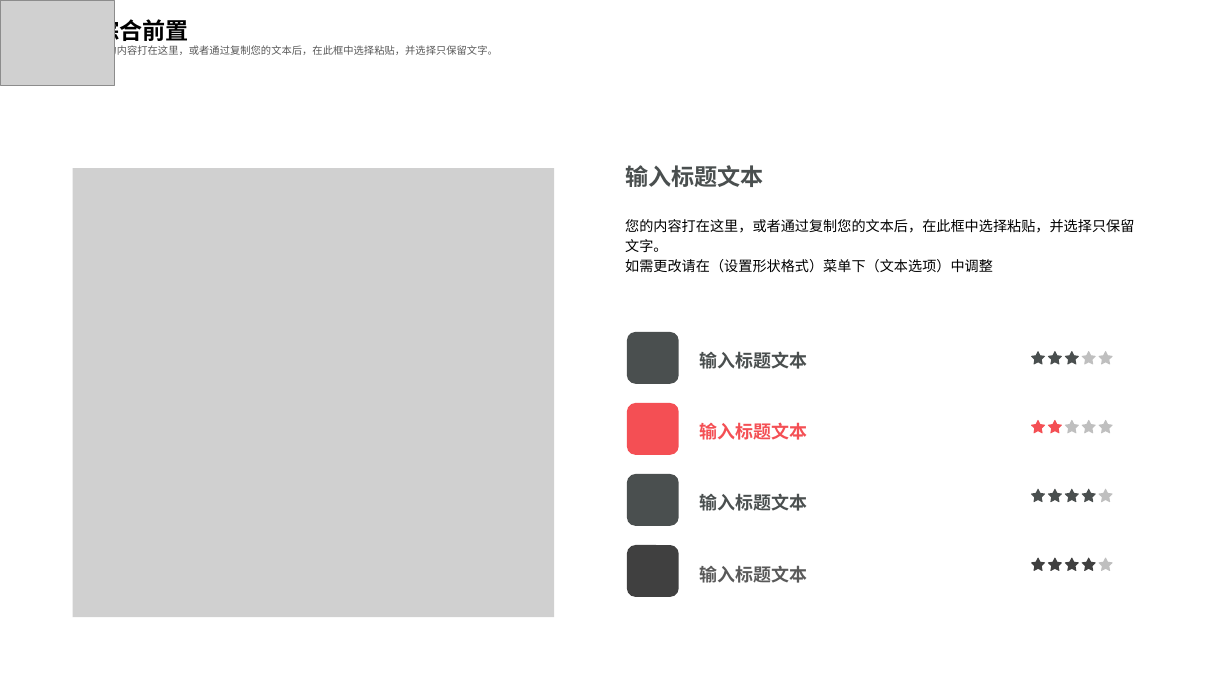
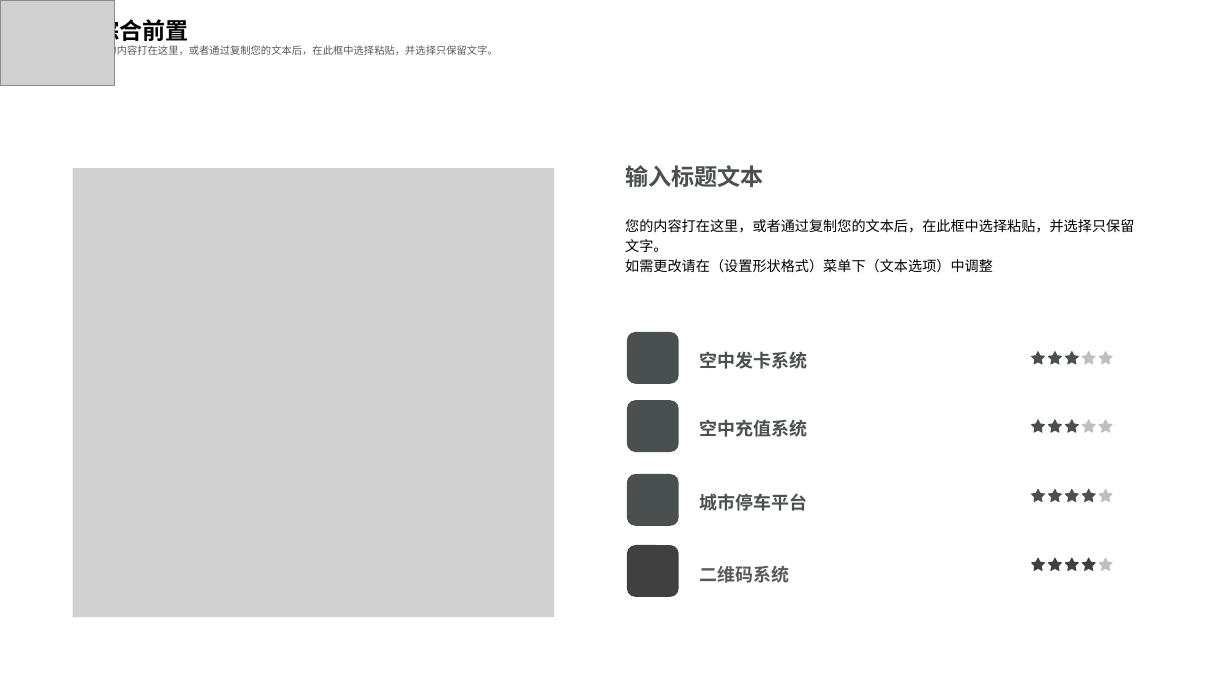
Before and after one commit to feiweihy/SpringCloud, a slide deck: slide 20 of documents/1-技术交流/中交金卡技术交流20190505.pptx. Drawn at 1232x693 pixels with LibreOffice and Linux fonts; fonts in the diff are those of the drawing; grey boxes stand for pictures. Boxes give left, top, right and bottom in pixels: in the first picture for what was removed or moved away, otherwise in the second. Text is boxed around its words. In the diff, an @@ line names an element or a change of style, - is before the commit and + after.

```diff
--- a/documents/1-技术交流/中交金卡技术交流20190505.pptx
+++ b/documents/1-技术交流/中交金卡技术交流20190505.pptx
@@ text at [699, 351, 807, 369]: text changed @@
-输入标题文本
+空中发卡系统
@@ rounded rectangle at [627, 400, 678, 452]: fill #F44F54 to #4A4F4F @@
@@ text added at [699, 419, 807, 437], 14 pt, text #4A4F4F, bold @@
+空中充值系统
@@ text removed at [699, 422, 807, 440] @@
-输入标题文本
@@ freeform shape at [1031, 420, 1045, 433]: fill #F44F54 to #4A4F4F; outline redrawn @@
@@ freeform shape at [1048, 420, 1062, 433]: fill #F44F54 to #4A4F4F; outline redrawn @@
@@ freeform shape at [1065, 420, 1079, 433]: fill #BFBFBF to #4A4F4F; outline redrawn @@
@@ text at [699, 493, 807, 511]: text changed @@
-输入标题文本
+城市停车平台
@@ text at [699, 566, 789, 583]: text changed @@
-输入标题文本
+二维码系统
```
Also in this commit, not shown: 11 other slides changed.
